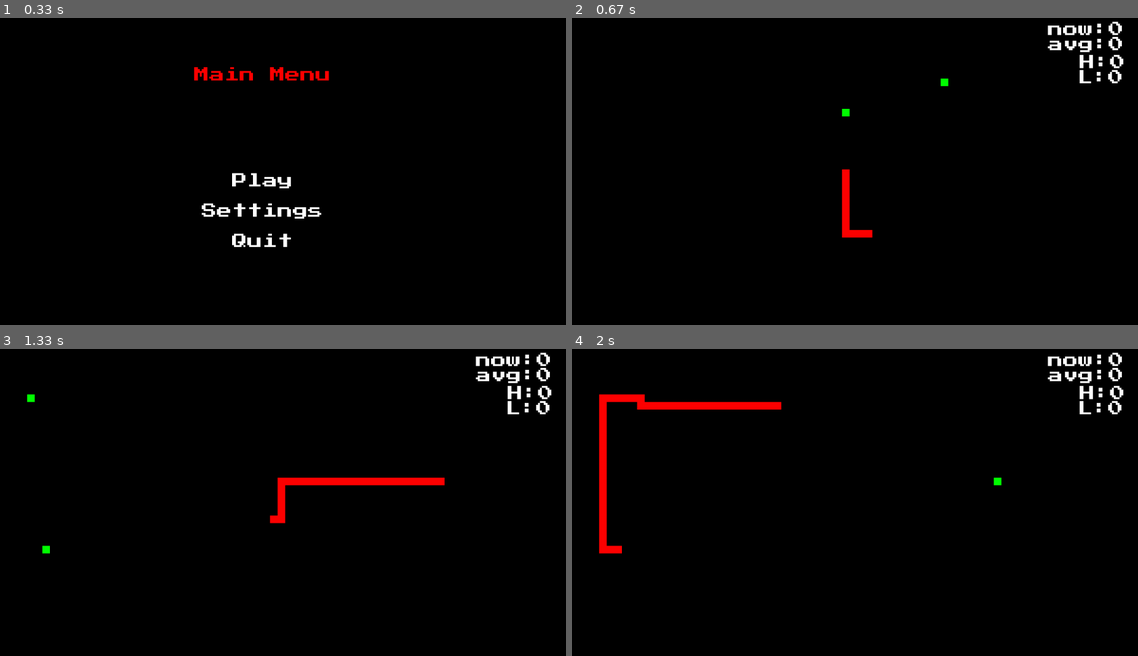
Above: before the commit, frames 1-4 (two rows, left to right).
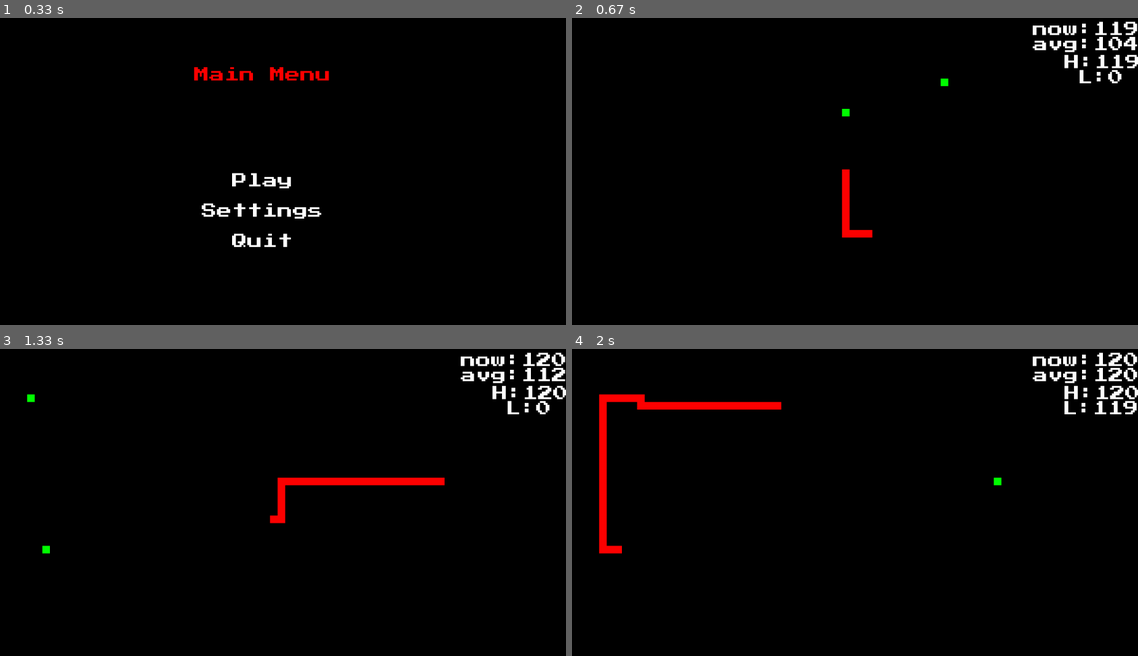
Above: after the commit, the same moments.

Repository: nmurphy101/Pygame2DFramework
Game: pygame game, started from main.py
Two runs of this game, one before a commit and one after it. Both use one fixed random seed, a clock stepped at 60 frames per second and the inputs below.
Inputs (mouse positions are in pixels of both pictures, inside the frame that each line leads up to):
- Up to frame 1 (0.33 s): no input
- Up to frame 2 (0.67 s): click (832, 180) at 0.38 s
- Up to frame 3 (1.33 s): no input
- Up to frame 4 (2 s): no input

Frame 1 is identical in both runs. In frame 2, 1.0% of the frame differs, in the area x 81-100%, y 1-17%; in frame 3, 1.1%; in frame 4, 1.4%, in the area x 81-100%, y 1-22%.

Commit message:
current progress

Diff:
--- a/pkg/app.py
+++ b/pkg/app.py
@@ -111,14 +111,15 @@
             # TODO: Re-enable this code when the feature-bug-#3 is fixed
             # if dirty_rects:
             #     # Update the screen display
+            #     print(len(dirty_rects))
             #     update(dirty_rects)
             #     # reset loop variables
-            #     self.dirty_rects = []
+            #     dirty_rects.clear()
             # elif menu:
             #     # Update the screen display
             #     update()
-            # # Update the screen display
-            # update()
+            # Update the screen display
+            update()
             # System/window events to be checked
             event_checks(menu, event_get)
             # Free unreferenced memory
@@ -138,6 +139,7 @@
         flags = pygame.DOUBLEBUF #| pygame.FULLSCREEN |
         # flags = 0
         screen = pygame.display.set_mode((self.screen_width, self.screen_height), flags, 16)#, RESIZABLE)
+        screen.set_alpha(None)
         # screen.set_mode()
         alpha_screen = pygame.Surface((self.screen_width, self.screen_height)).convert_alpha()
         alpha_screen.fill([0,0,0,0])
--- a/pkg/snake_game/entities/snake/snake.py
+++ b/pkg/snake_game/entities/snake/snake.py
@@ -283,7 +283,7 @@
         # render if alive
         if self.alive:
             # Clear previous frame obj's location
-            self.screen.fill((0, 0, 0, 0), (self.rect.x, self.rect.y, self.rect.width, self.rect.height))
+            self.screen.fill((0, 0, 0, 0), (self.position[0], self.position[1], self.rect.width, self.rect.height))
             # Save current position as last position
             self.prev_position = self.position
             # located where the parent obj was last
--- a/pkg/snake_game/game.py
+++ b/pkg/snake_game/game.py
@@ -15,6 +15,7 @@
 import os
 import gc
 from datetime import datetime
+from typing import Deque
 import json
 import pygame
 # pylint: disable=relative-beyond-top-level
@@ -77,7 +78,7 @@
         self.timer = None
         # Game object containers
         self.sprite_group = pygame.sprite.Group()
-        self.dirty_rects = []
+        self.dirty_rects = Deque()
         # AI blackbox
         self.chosen_ai = None
         # Menu Obj
@@ -112,6 +113,8 @@
                 updated = obj.update(self.sprite_group.sprites())
                 if updated or not obj.dirty_rect:
                     append_dirty_rects(obj)
+                self.dirty_rects += obj.children
+
                 # Draw game objects
                 obj.draw(self.sprite_group.sprites(), (updated, False))
                 # collision of obj to other objects/children-of-other-objs
